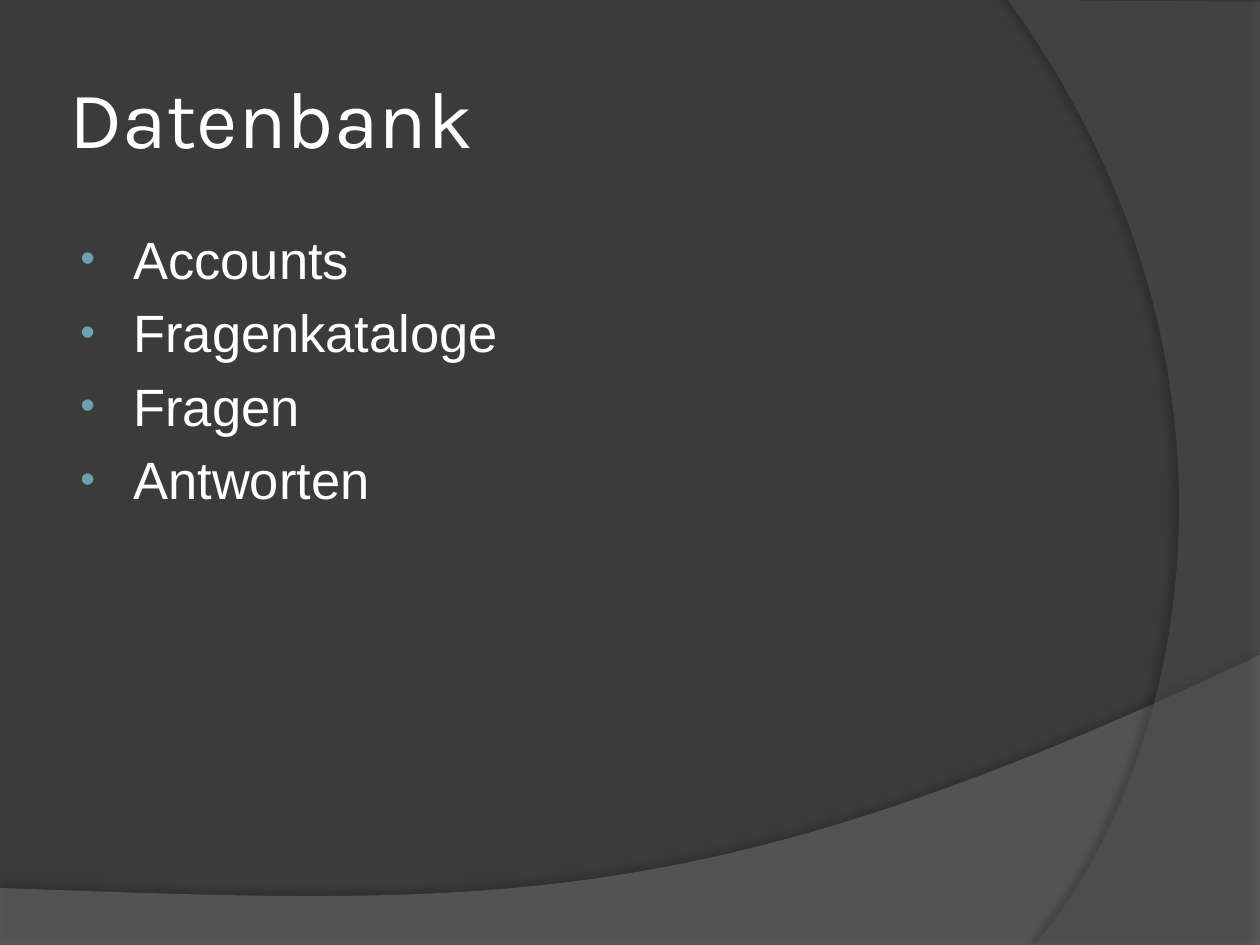
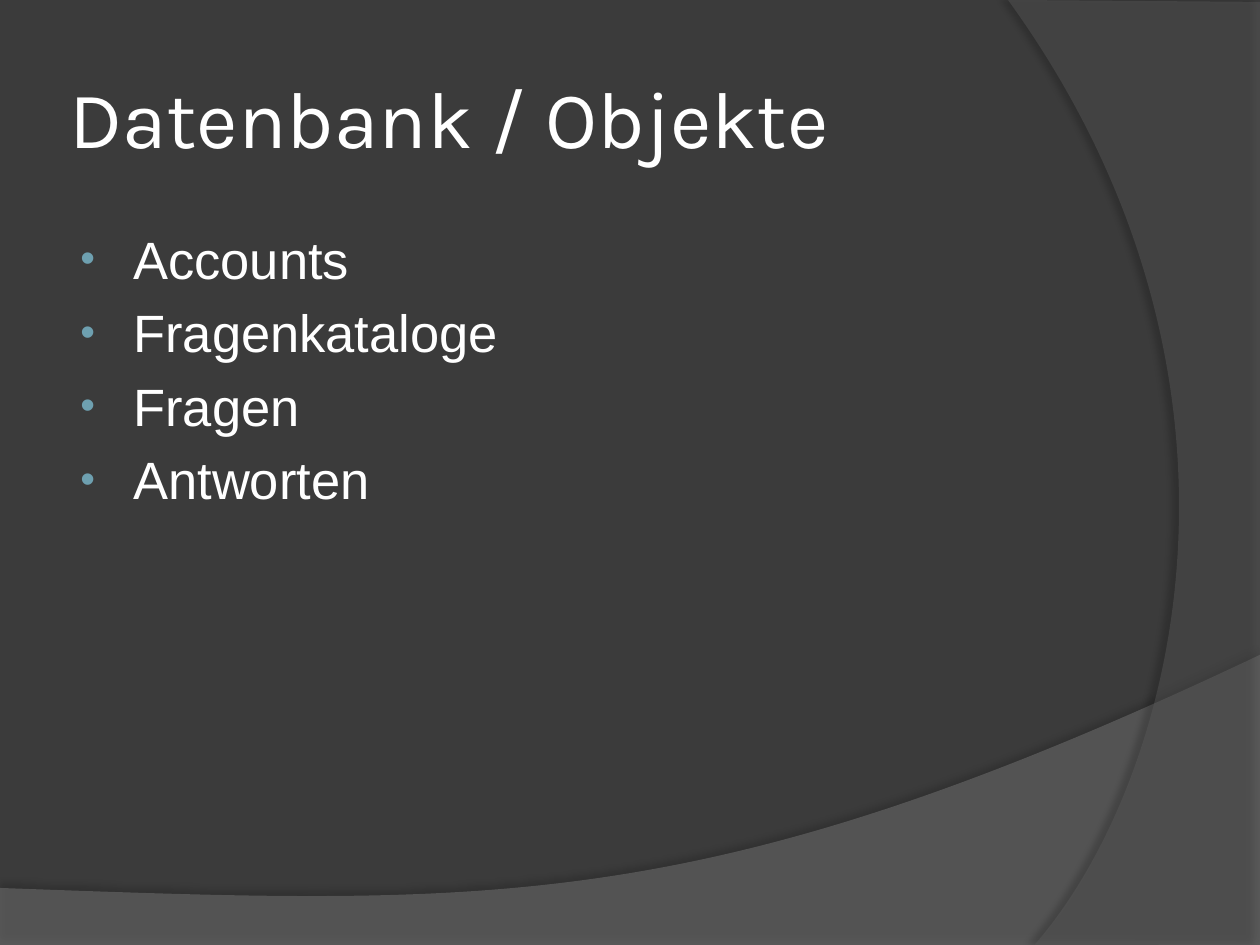
Before and after one commit to L0RDGRlM/klaraoppquiz, a slide deck: slide 7 of KlaraOpp-Quiz.pptx (slide 6 before the commit). Drawn at 1260x945 pixels with LibreOffice and Linux fonts; fonts in the diff are those of the drawing. Boxes give left, top, right and bottom in pixels: in the first picture for what was removed or moved away, otherwise in the second. Text is boxed around its words. In the diff, an @@ line names an element or a change of style, - is before the commit and + after.

```diff
--- a/KlaraOpp-Quiz.pptx
+++ b/KlaraOpp-Quiz.pptx
@@ title at [69, 92, 828, 168]: text changed @@
-Datenbank
+Datenbank / Objekte
```
Also in this commit, not shown: 1 other slide changed, 1 slide added.
